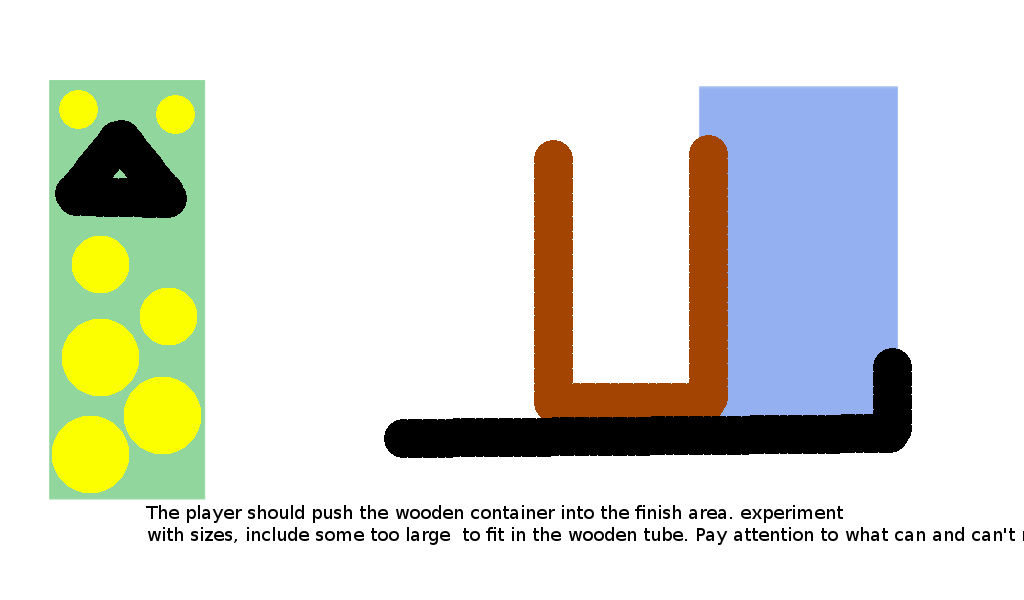
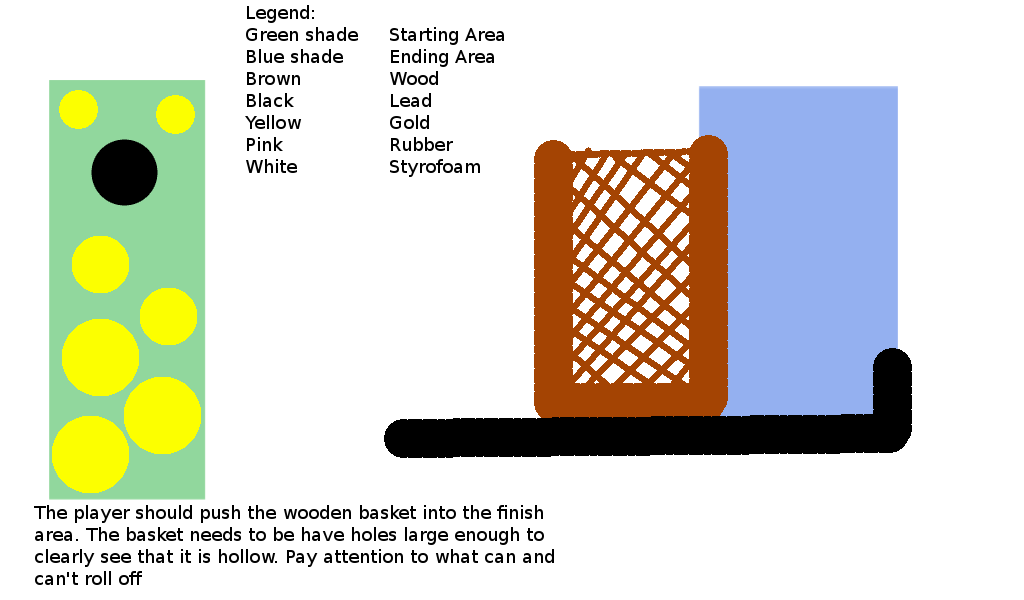
Layers edited between the first and the second 1024px x 600px image:
added layer "Legend: ..." above "The player should push the woo..." over [245, 5, 504, 177]
painted on "The player should push the woo..." over [34, 505, 1024, 585]
painted on "Stuff" over [55, 118, 690, 384]
